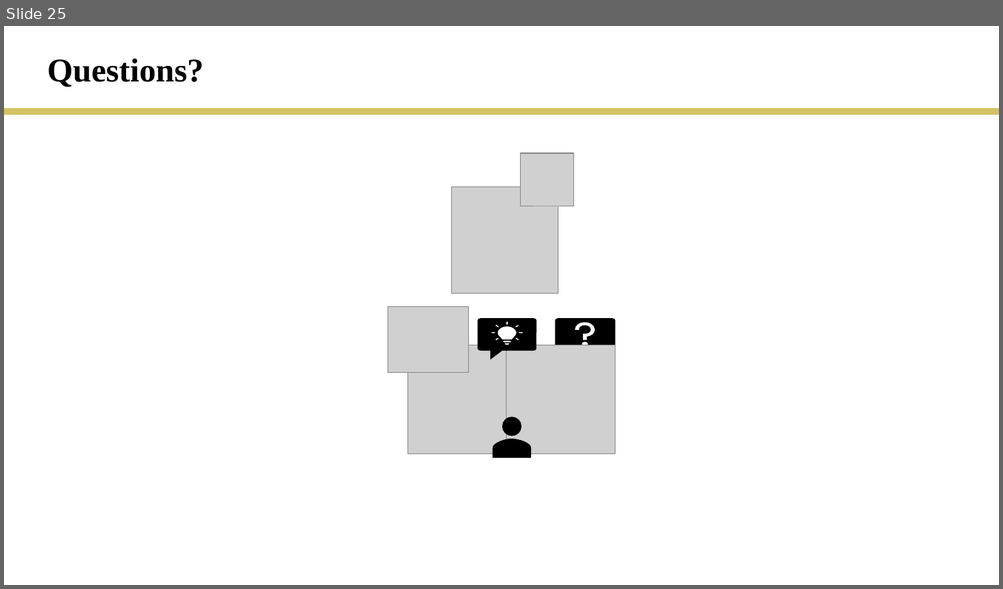
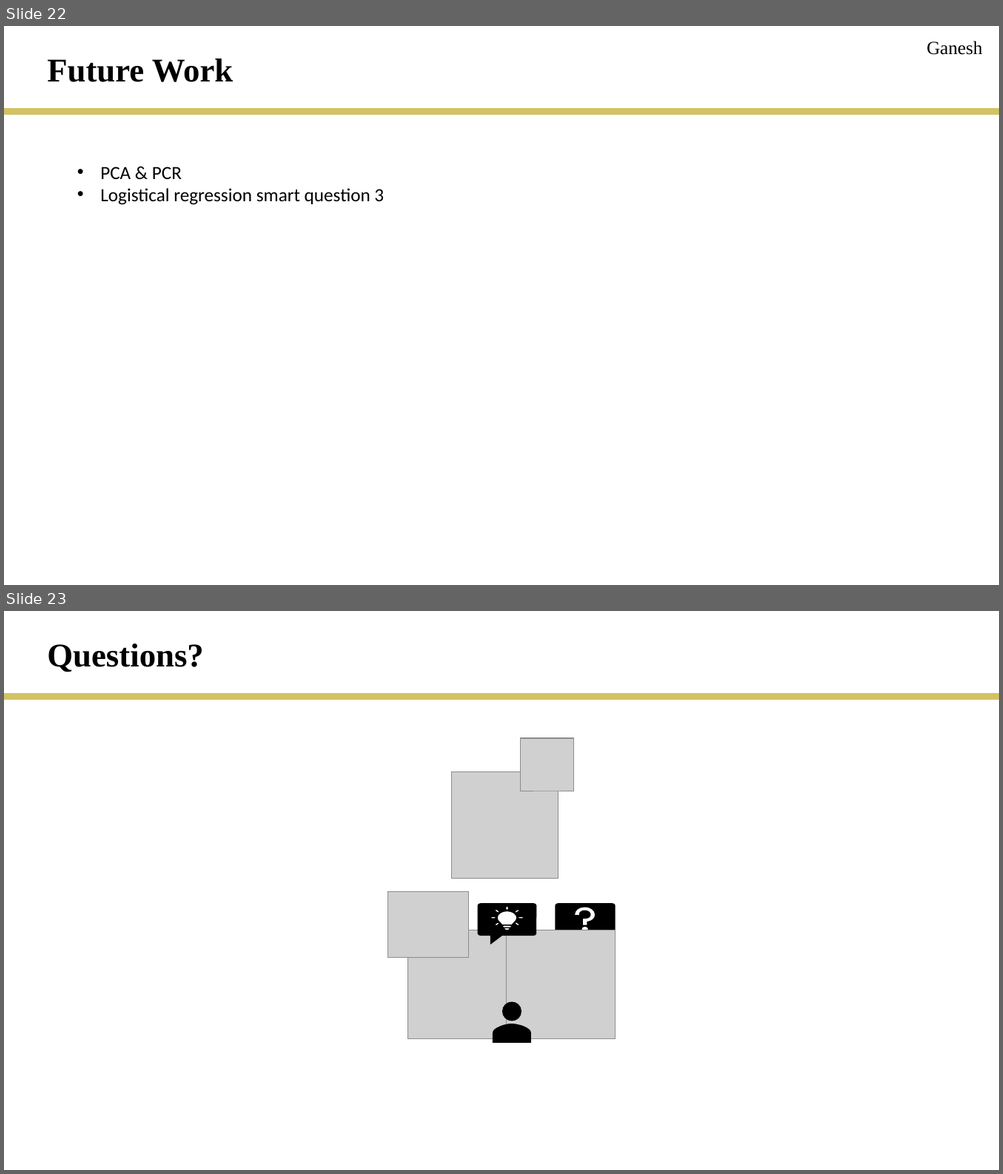
Before and after one commit to rmesina/T2_Codes-R-Us, a slide deck: final_project/T2_final_project.pptx. Shown one above the other, each under a label of ours: slide 25 before the commit, slides 22 and 23 after it. The pictures are 1003x589 and 1003x1174 pixels, drawn with LibreOffice and Linux fonts; fonts in the diff are those of the drawing; grey boxes stand for pictures. Boxes give left, top, right and bottom in pixels: in the first picture for what was removed or moved away, otherwise in the second. Text is boxed around its words. In the diff, an @@ line names an element or a change of style, - is before the commit and + after.

```diff
--- a/final_project/T2_final_project.pptx
+++ b/final_project/T2_final_project.pptx
@@ slide 22 added at [4,26,999,585], background #FFFFFF @@
@@ text added at [926,41,982,55], 18 pt, text #000000 @@
+Ganesh
@@ text added at [47,59,233,82], 32 pt, text #000000, bold @@
+Future Work
@@ line added from (4, 112) to (999, 112), #D2C264 6 pt @@
@@ text added at [100,167,384,205], 18 pt, text #000000 @@
+• PCA & PCR
+• Logistical regression smart question 3
@@ what was slide 25 is now slide 23 @@
```
Also in this commit, not shown: 19 slides changed, 1 other slide added, 4 slides removed, 2 other files.
